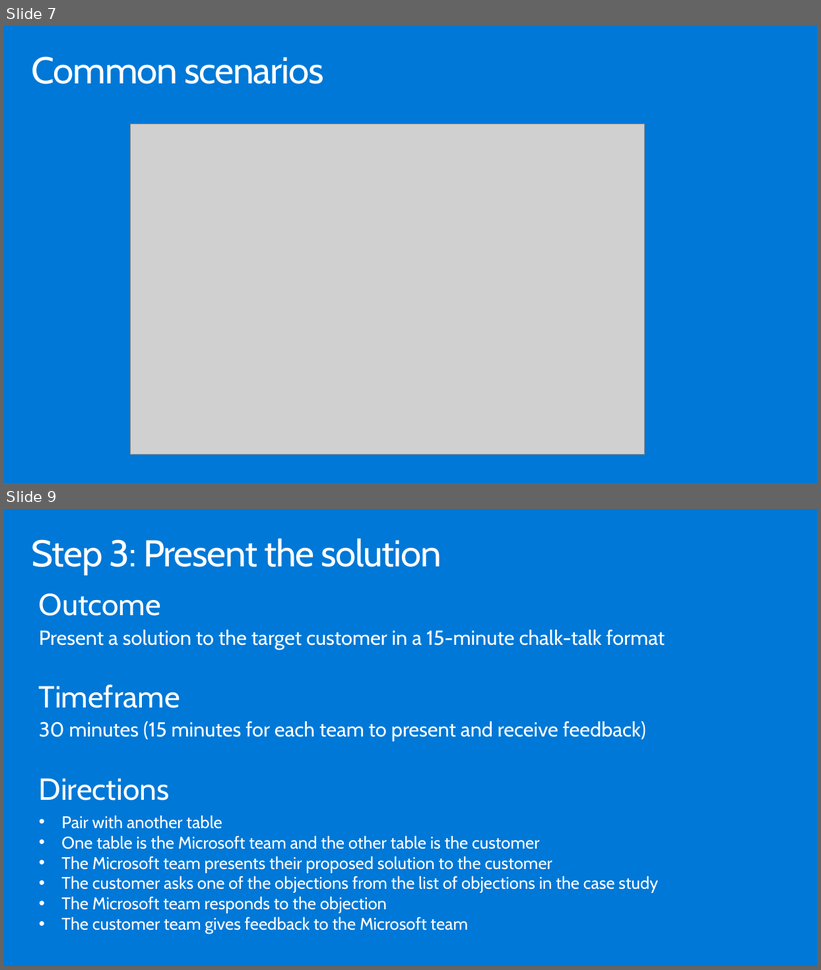
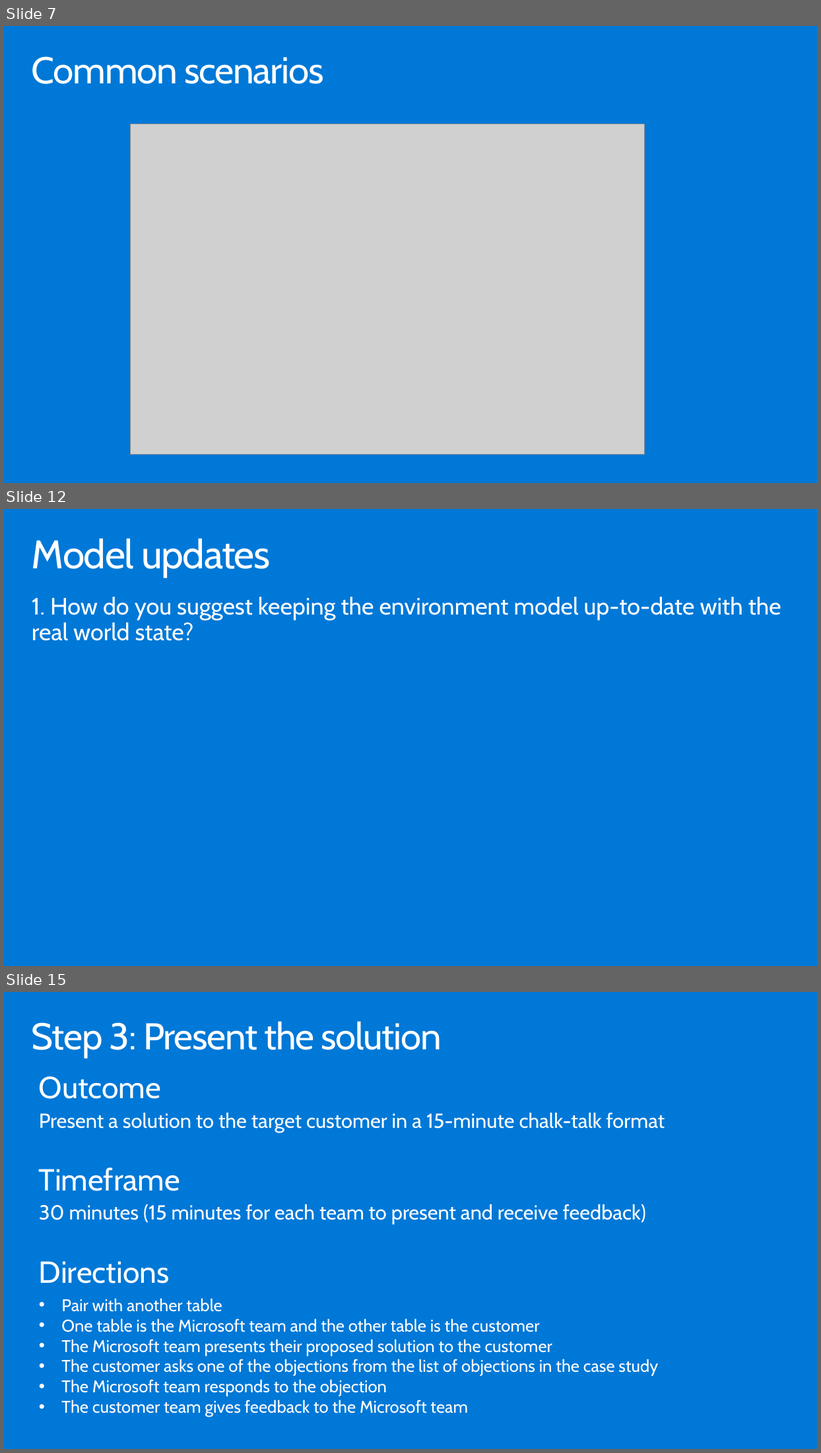
Before and after one commit to solliancenet/microsoft-leveraging-azure-digital-twins-supply-chain, a slide deck: Whiteboard design session/WDS trainer presentation - Leveraging Azure Digital Twins in a supply chain.pptx. Shown one above the other, each under a label of ours: slides 7 and 9 before the commit, slides 7, 12 and 15 after it; the slides between them are not shown. The pictures are 821x970 and 821x1453 pixels, drawn with LibreOffice and Linux fonts; fonts in the diff are those of the drawing; grey boxes stand for pictures. Boxes give left, top, right and bottom in pixels: in the first picture for what was removed or moved away, otherwise in the second. Text is boxed around its words. In the diff, an @@ line names an element or a change of style, - is before the commit and + after.

```diff
--- a/Whiteboard design session/WDS trainer presentation - Leveraging Azure Digital Twins in a supply chain.pptx
+++ b/Whiteboard design session/WDS trainer presentation - Leveraging Azure Digital Twins in a supply chain.pptx
@@ slide 12 added at box(4, 509, 817, 966), background #0078D7 @@
@@ title added at box(32, 538, 271, 577), 47 pt, text #FFFFFF @@
+Model updates
@@ text added at box(32, 597, 781, 641), 28 pt, text #FFFFFF @@
+1. How do you suggest keeping the environment model up-to-date with the real world state?
@@ what was slide 9 is now slide 15 @@
```
Also in this commit, not shown: 5 other slides added, 5 other files.
